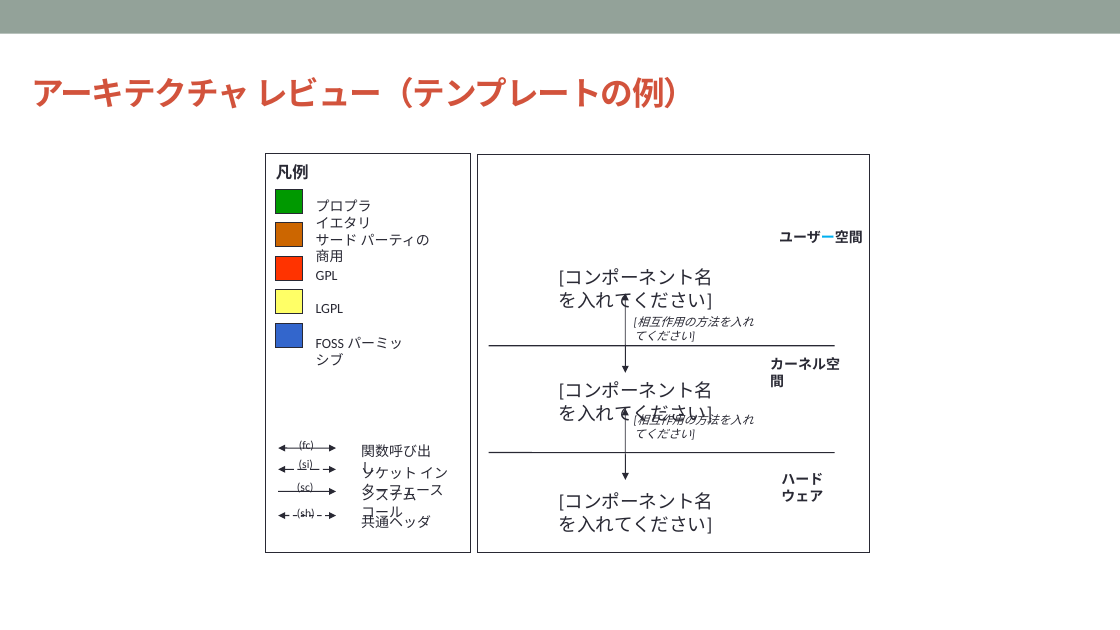
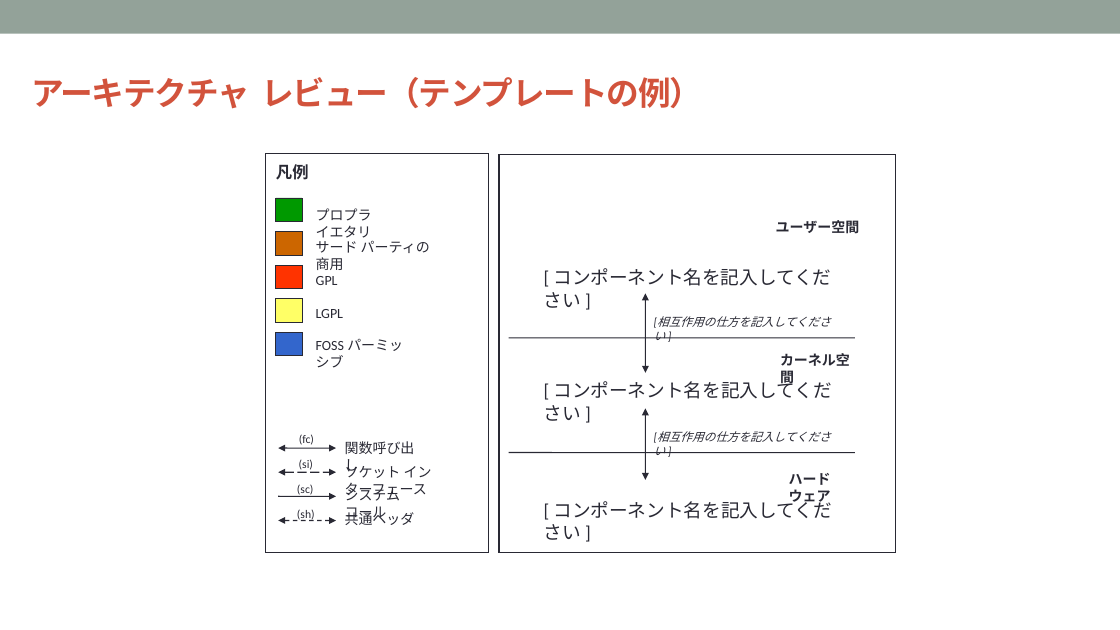
Before and after one commit to OpenChain-Project/Curriculum-Translation-JP, a slide deck: slide 58 of RC/openchain-curriculum-release-2-jp_rc1.0.pptx. Drawn at 1120x630 pixels with LibreOffice and Linux fonts; fonts in the diff are those of the drawing; background and template pictures are left out. Boxes give left, top, right and bottom in pixels: in the first picture for what was removed or moved away, otherwise in the second. Text is boxed around its words. In the diff, an @@ line names an element or a change of style, - is before the commit and + after.

```diff
--- a/RC/openchain-curriculum-release-2-jp_rc1.0.pptx
+++ b/RC/openchain-curriculum-release-2-jp_rc1.0.pptx
@@ text "アーキテクチャ レビュー（テンプレートの例）" rewrapped from bbox=[31, 77, 696, 109] to bbox=[31, 77, 703, 109] @@
@@ rectangle: place and size @@
-rectangle at bbox=[266, 154, 471, 553]
+rectangle at bbox=[266, 154, 489, 553]
@@ rectangle: place and size @@
-rectangle at bbox=[477, 155, 869, 554]
+rectangle at bbox=[499, 155, 895, 554]
@@ 5 rectangles, 2 texts: place and size @@
-5 rectangles, 2 texts at bbox=[276, 189, 430, 347]
+5 rectangles, 2 texts at bbox=[276, 198, 430, 355]
@@ text "ユーザー空間": place and size @@
-text "ユーザー空間" at bbox=[779, 230, 863, 244]
+text "ユーザー空間" at bbox=[776, 220, 860, 234]
@@ text "ユーザー空間" at bbox=[776, 220, 860, 234]: text colour #00B0F0 to #292934 in "ユーザー空間" @@
@@ text at bbox=[544, 268, 832, 308]: text changed @@
-[コンポーネント名を入れてください]
+[ コンポーネント名を記入してください ]
@@ text at bbox=[654, 316, 831, 340]: text changed @@
-[相互作用の方法を入れてください]
+[相互作用の仕方を記入してください ]
@@ line moved from (489, 346) - (835, 346) to (509, 338) - (855, 338) @@
@@ text "カーネル空間": place and size @@
-text "カーネル空間" at bbox=[770, 357, 840, 390]
+text "カーネル空間" at bbox=[780, 353, 850, 386]
@@ text at bbox=[544, 378, 832, 421]: text changed @@
-[コンポーネント名を入れてください]
+[ コンポーネント名を記入してください ]
@@ text "(fc)": place and size @@
-text "(fc)" at bbox=[299, 440, 314, 451]
+text "(fc)" at bbox=[299, 434, 314, 445]
@@ text "関数呼び出し": place and size @@
-text "関数呼び出し" at bbox=[361, 444, 431, 477]
+text "関数呼び出し" at bbox=[345, 441, 415, 475]
@@ text at bbox=[654, 431, 831, 455]: text changed @@
-[相互作用の方法を入れてください]
+[相互作用の仕方を記入してください ]
@@ 2 double arrows, 1 line: place and size @@
-2 double arrows, 1 line at bbox=[489, 293, 835, 480]
+2 double arrows, 1 line at bbox=[509, 293, 855, 480]
@@ text "ハードウェア" rewrapped from bbox=[781, 473, 823, 502] to bbox=[789, 473, 831, 506] @@
@@ 3 texts: place and size @@
-3 texts at bbox=[361, 465, 448, 528]
+3 texts at bbox=[345, 463, 432, 525]
@@ text at bbox=[544, 498, 832, 540]: text changed @@
-[コンポーネント名を入れてください]
+[ コンポーネント名を記入してください ]
@@ 2 texts, 1 arrow, 1 double arrow: place and size @@
-2 texts, 1 arrow, 1 double arrow at bbox=[278, 271, 343, 516]
+2 texts, 1 arrow, 1 double arrow at bbox=[278, 276, 343, 521]
```
Also in this commit, not shown: 10 other slides changed.
